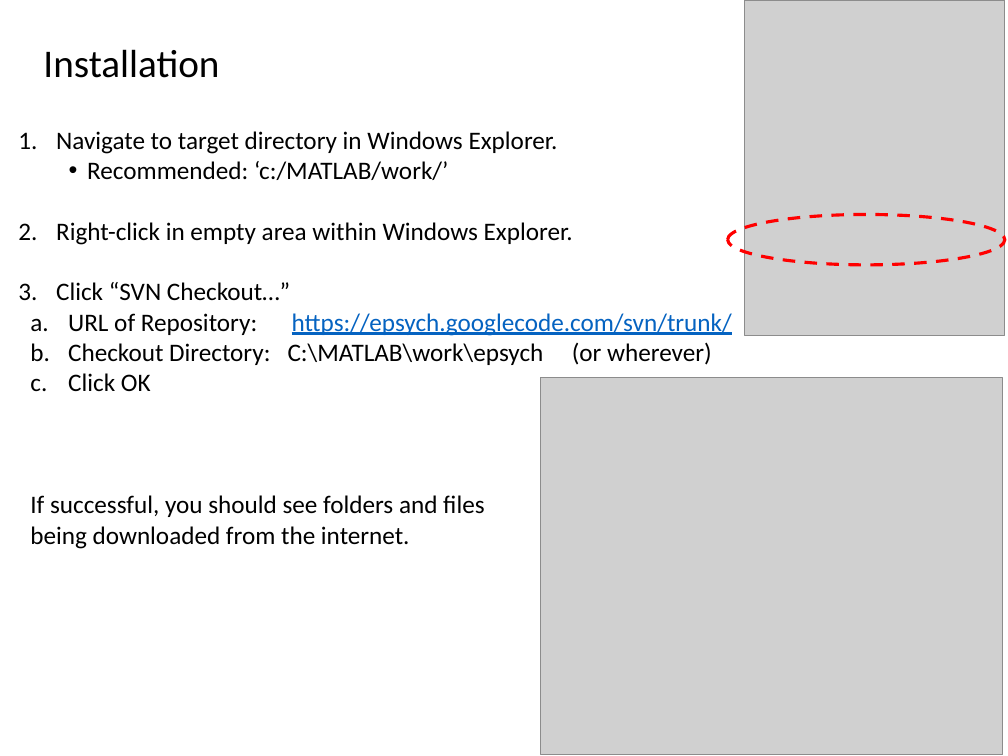
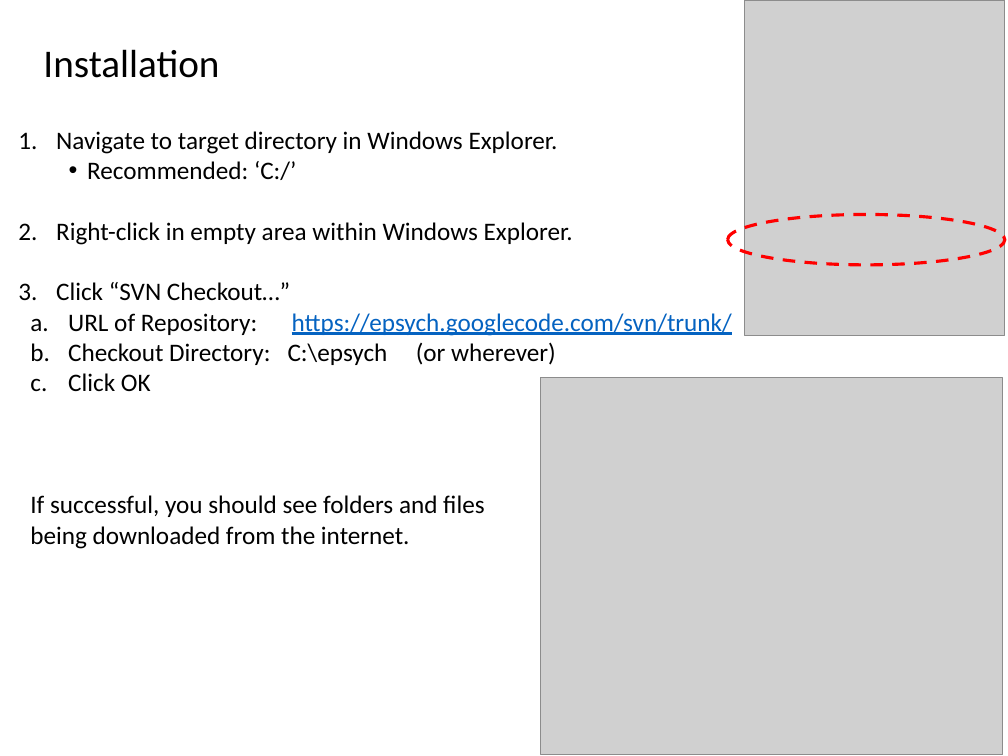
Before and after one commit to dstolz/epsych, a slide deck: slide 5 of trunk/Intro_to_ElectroPsych_Toolbox.pptx. Drawn at 1008x756 pixels with LibreOffice and Linux fonts; fonts in the diff are those of the drawing; grey boxes stand for pictures. Boxes give left, top, right and bottom in pixels: in the first picture for what was removed or moved away, otherwise in the second. Text is boxed around its words. In the diff, an @@ line names an element or a change of style, - is before the commit and + after.

```diff
--- a/trunk/Intro_to_ElectroPsych_Toolbox.pptx
+++ b/trunk/Intro_to_ElectroPsych_Toolbox.pptx
@@ text at bbox=[87, 161, 296, 180]: text changed @@
-  • Recommended: ‘c:/MATLAB/work/’
+  • Recommended: ‘C:/’
@@ text at bbox=[68, 342, 556, 365]: text changed @@
-  b. Checkout Directory: C:\MATLAB\work\epsych (or wherever)
+  b. Checkout Directory: C:\epsych (or wherever)
```
Also in this commit, not shown: 1 other slide changed, 14 other files.
